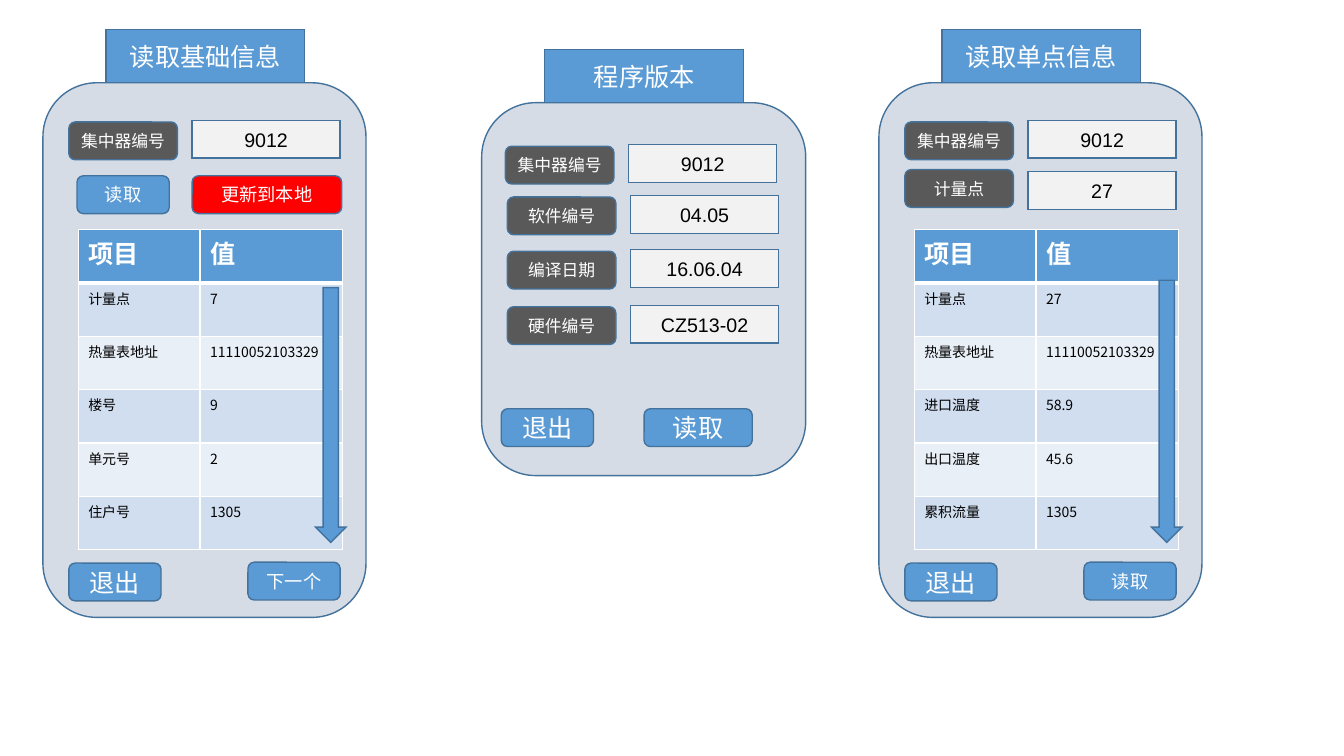
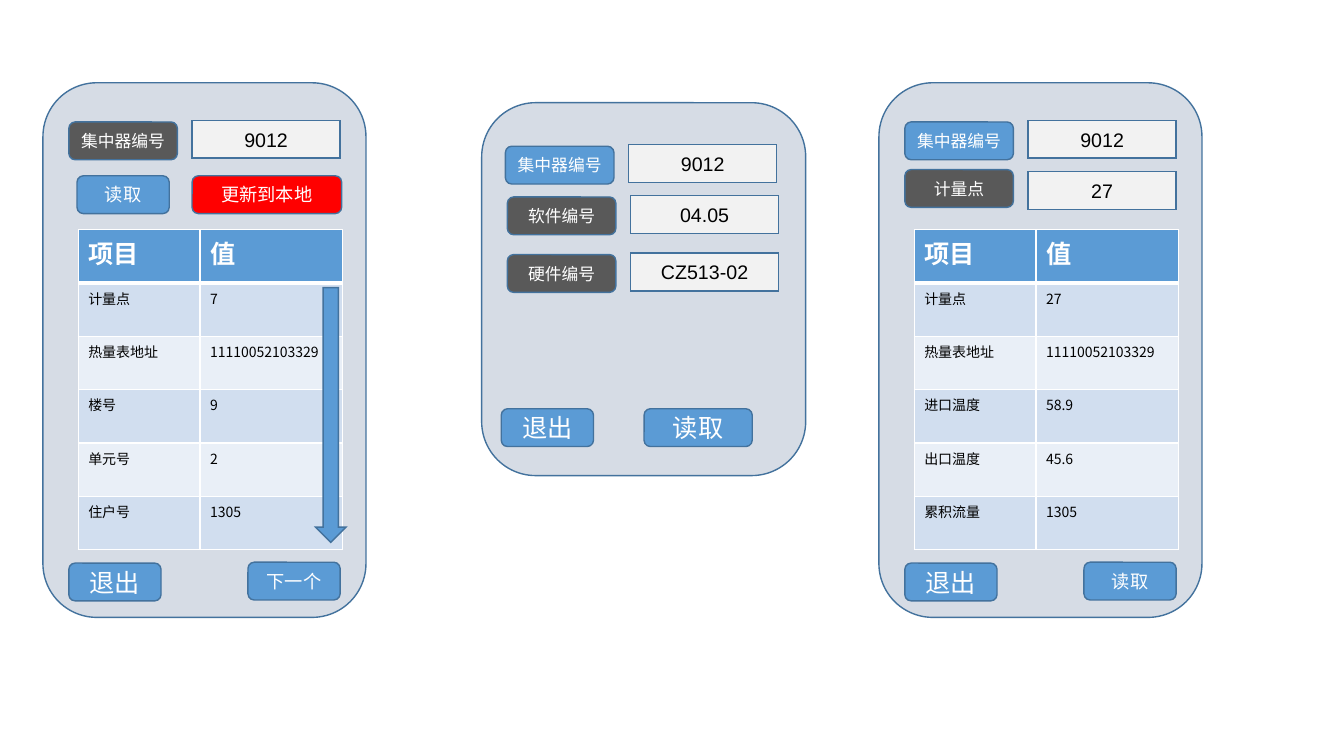
Before and after one commit to flimmy78/HandDevice, a slide deck: slide 7 of docs/design/界面设计.pptx. Drawn at 1344x756 pixels with LibreOffice and Linux fonts; fonts in the diff are those of the drawing. Boxes give left, top, right and bottom in pixels: in the first picture for what was removed or moved away, otherwise in the second. Text is boxed around its words. In the diff, an @@ line names an element or a change of style, - is before the commit and + after.

```diff
--- a/docs/design/界面设计.pptx
+++ b/docs/design/界面设计.pptx
@@ rectangle removed at <box>106,29,304,83</box> @@
-读取基础信息
@@ rectangle removed at <box>943,29,1141,83</box> @@
-读取单点信息
@@ rectangle removed at <box>544,49,743,103</box> @@
-程序版本
@@ rounded rectangle "集中器编号" at <box>505,146,614,184</box>: fill #595959 to #5B9BD5 @@
@@ rounded rectangle "集中器编号" at <box>905,122,1014,159</box>: fill #595959 to #5B9BD5 @@
@@ rounded rectangle "硬件编号": place and size @@
-rounded rectangle "硬件编号" at <box>507,307,616,344</box>
+rounded rectangle "硬件编号" at <box>507,255,616,292</box>
@@ rounded rectangle removed at <box>507,251,616,288</box> @@
-编译日期
@@ rectangle "CZ513-02": place and size @@
-rectangle "CZ513-02" at <box>631,306,779,343</box>
+rectangle "CZ513-02" at <box>631,253,779,290</box>
@@ rectangle removed at <box>631,250,779,287</box> @@
-16.06.04
@@ down arrow removed at <box>1151,280,1182,542</box> @@
```
Also in this commit, not shown: 9 other slides changed, 1 slide added, 3 slides removed.
